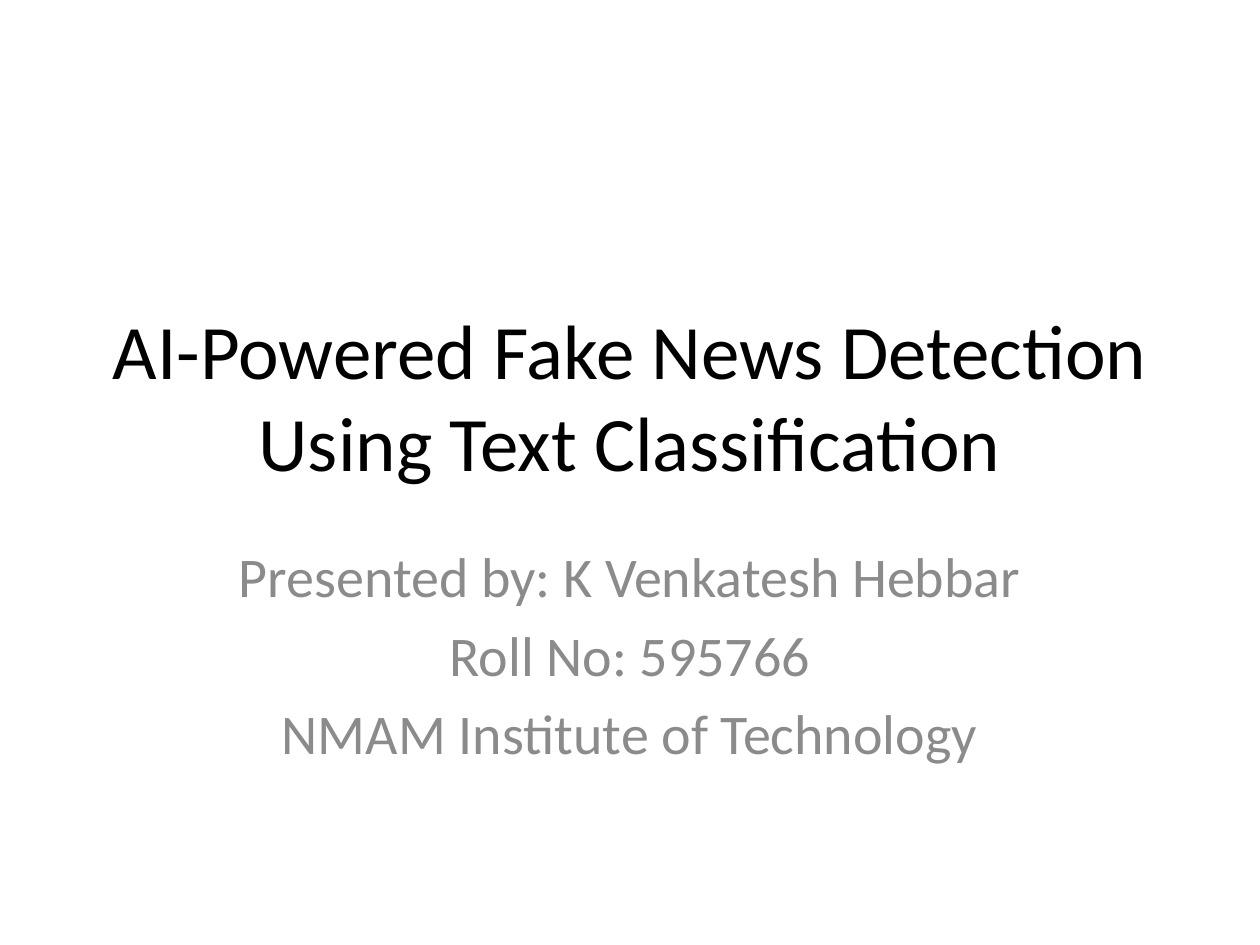
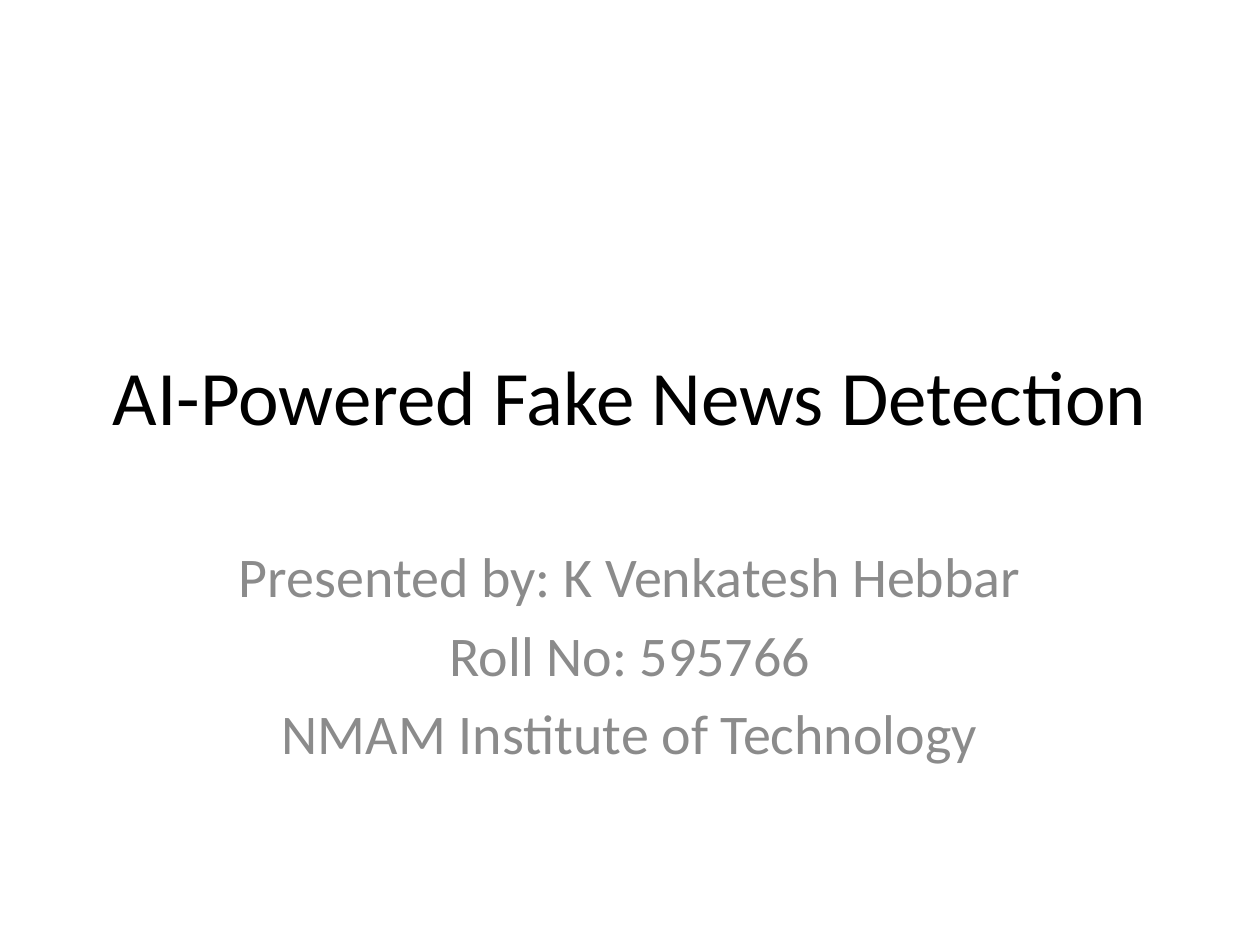
Before and after one commit to Venkat-sy/Internship, a slide deck: slide 1 of Final_Internship_Submission/Project_1_Fake_News/fake_news_project_ppt.pptx. Drawn at 1260x945 pixels with LibreOffice and Linux fonts; fonts in the diff are those of the drawing. Boxes give left, top, right and bottom in pixels: in the first picture for what was removed or moved away, otherwise in the second. Text is boxed around its words. In the diff, an @@ line names an element or a change of style, - is before the commit and + after.

```diff
--- a/Final_Internship_Submission/Project_1_Fake_News/fake_news_project_ppt.pptx
+++ b/Final_Internship_Submission/Project_1_Fake_News/fake_news_project_ppt.pptx
@@ title at (113,371,1146,426): text changed @@
-AI-Powered Fake News Detection Using Text Classification
+AI-Powered Fake News Detection
```
Also in this commit, not shown: 1 slide added, 10 other files.
